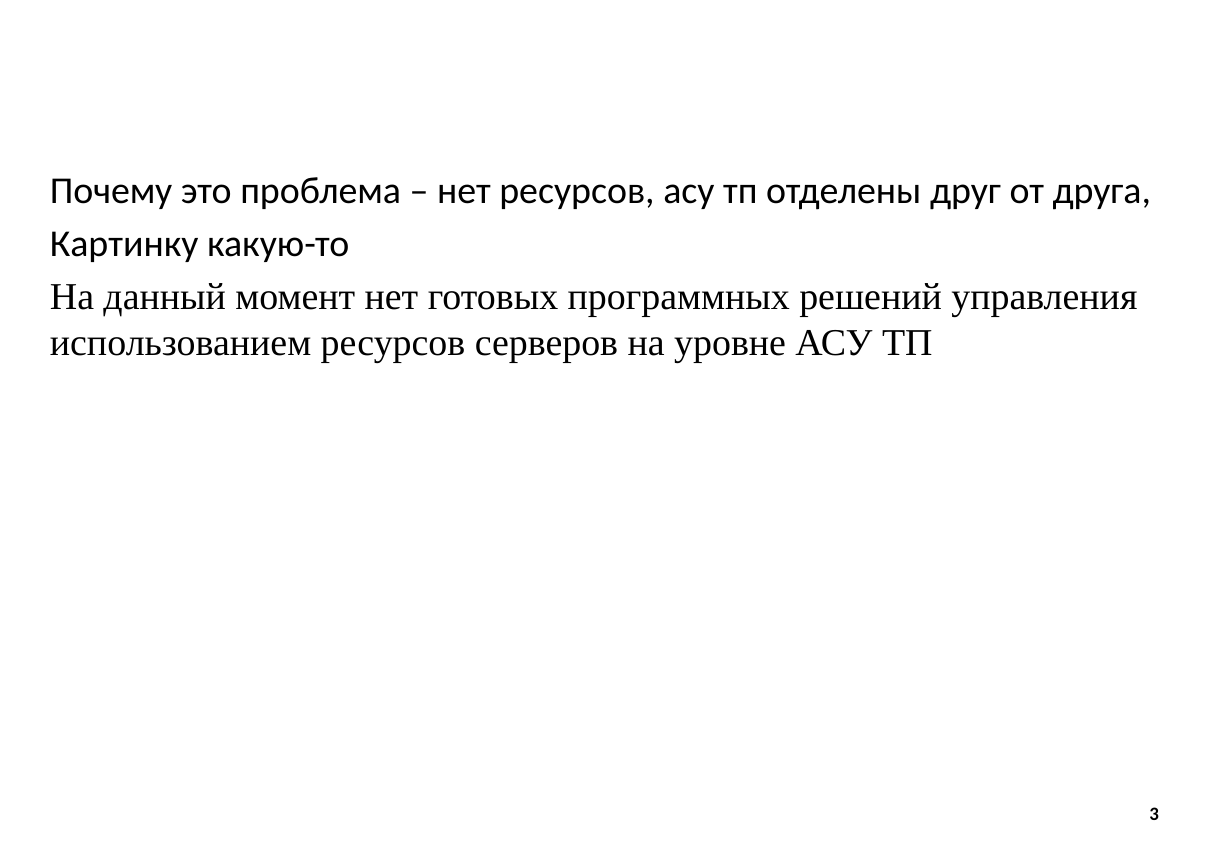
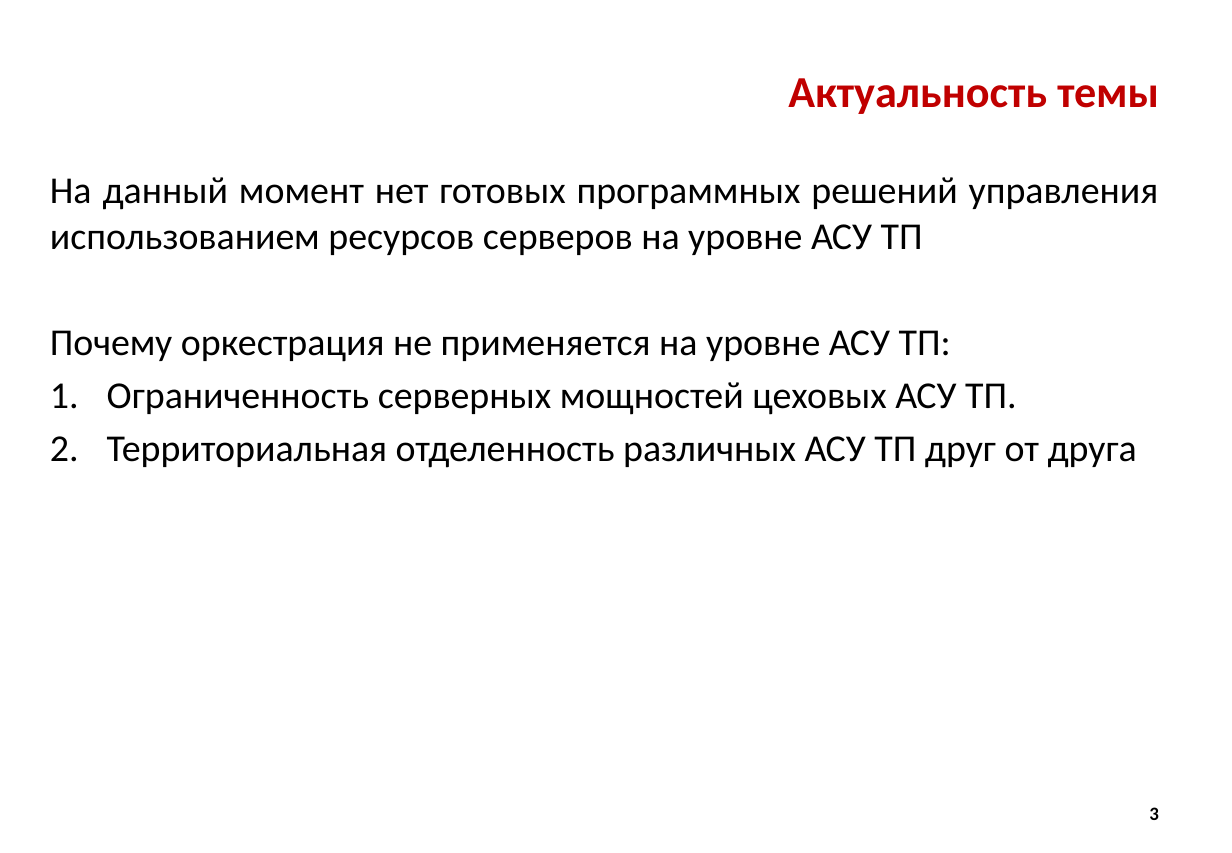
Before and after one commit to Alex-made/diplom, a slide deck: slide 3 of Презентация/Презентация диплома.pptx. Drawn at 1232x853 pixels with LibreOffice and Linux fonts; fonts in the diff are those of the drawing; background and template pictures are left out. Boxes give left, top, right and bottom in pixels: in the first picture for what was removed or moved away, otherwise in the second. Text is boxed around its words. In the diff, an @@ line names an element or a change of style, - is before the commit and + after.

```diff
--- a/Презентация/Презентация диплома.pptx
+++ b/Презентация/Презентация диплома.pptx
@@ title added at [788,78,1159,114], 28 pt, text #C00000, bold @@
+Актуальность темы
@@ text at [50,177,1152,262]: paragraphs removed @@
-Почему это проблема – нет ресурсов, асу тп отделены друг от друга,
-Картинку какую-то
@@ text at [50,177,1159,255]: font Times New Roman to Calibri in "На данный момент нет готовых программных решений ..."; alignment left to justified @@
@@ text at [50,330,1137,468]: paragraphs added @@
+Почему оркестрация не применяется на уровне АСУ ТП:
+1. Ограниченность серверных мощностей цеховых АСУ ТП.
+2. Территориальная отделенность различных АСУ ТП друг от друга
```
Also in this commit, not shown: 10 other slides changed, 9 slides added, 2 slides removed, 2 other files.
